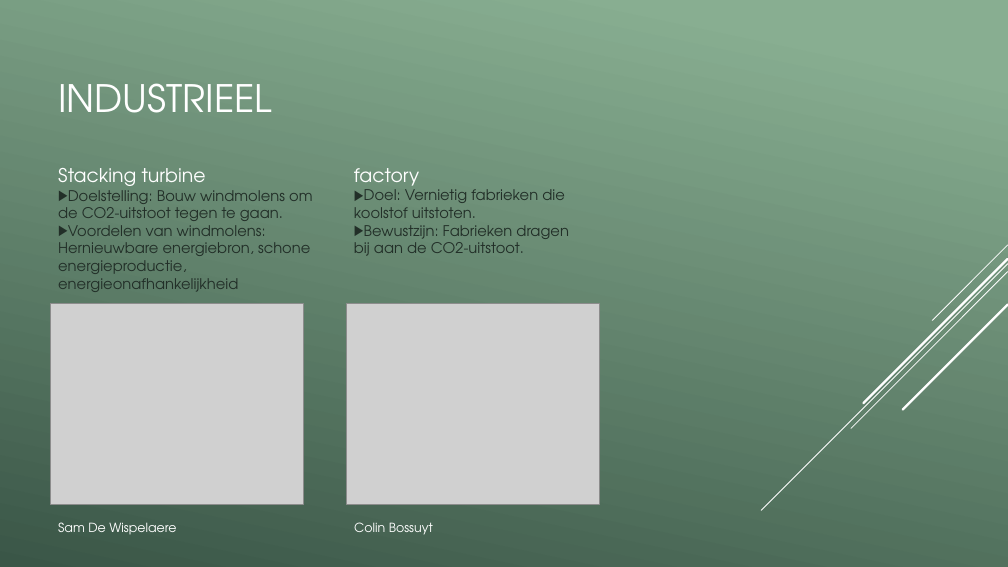
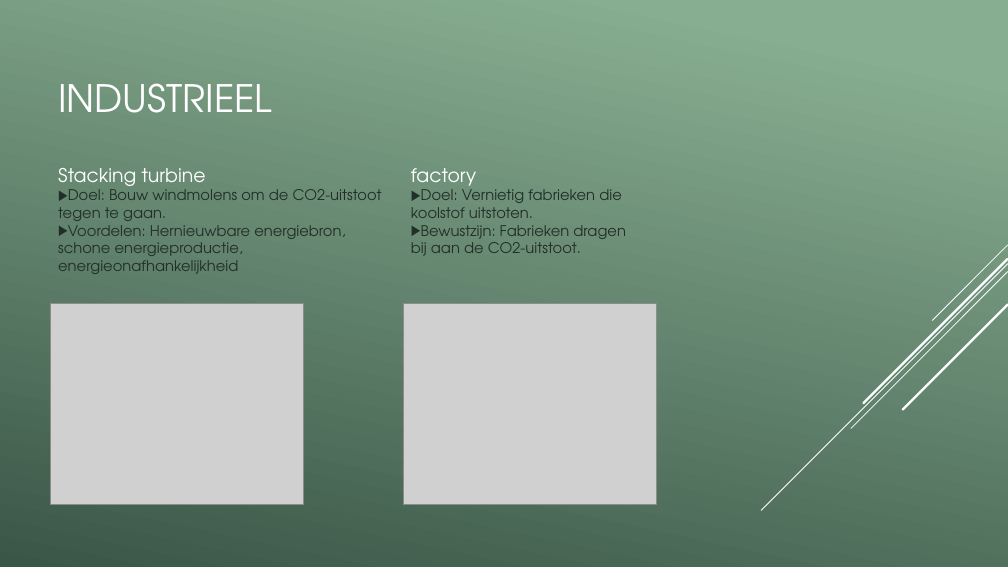
Before and after one commit to vives-project-xp/EducationalGame2, a slide deck: slide 6 of Educational_game_2.pptx. Drawn at 1008x567 pixels with LibreOffice and Linux fonts; fonts in the diff are those of the drawing; grey boxes stand for pictures. Boxes give left, top, right and bottom in pixels: in the first picture for what was removed or moved away, otherwise in the second. Text is boxed around its words. In the diff, an @@ line names an element or a change of style, - is before the commit and + after.

```diff
--- a/Educational_game_2.pptx
+++ b/Educational_game_2.pptx
@@ text "factory": place and size @@
-text "factory" at box(354, 168, 569, 256)
+text "factory" at box(411, 168, 626, 256)
@@ text at box(58, 185, 382, 274): text changed @@
-▶ Doelstelling: Bouw windmolens om de CO2-uitstoot tegen te gaan.
-▶ Voordelen van windmolens: Hernieuwbare energiebron, schone energieproductie, energieonafhankelijkheid
+▶ Doel: Bouw windmolens om de CO2-uitstoot tegen te gaan.
+▶ Voordelen: Hernieuwbare energiebron, schone energieproductie, energieonafhankelijkheid
@@ picture: place and size @@
-picture at box(346, 304, 599, 504)
+picture at box(404, 304, 656, 504)
@@ text removed at box(58, 522, 176, 534) @@
-Sam De Wispelaere
@@ text removed at box(354, 522, 433, 534) @@
-Colin Bossuyt
```
Also in this commit, not shown: 5 other slides changed, 2 slides added, 1 slide removed, 2 other files.
